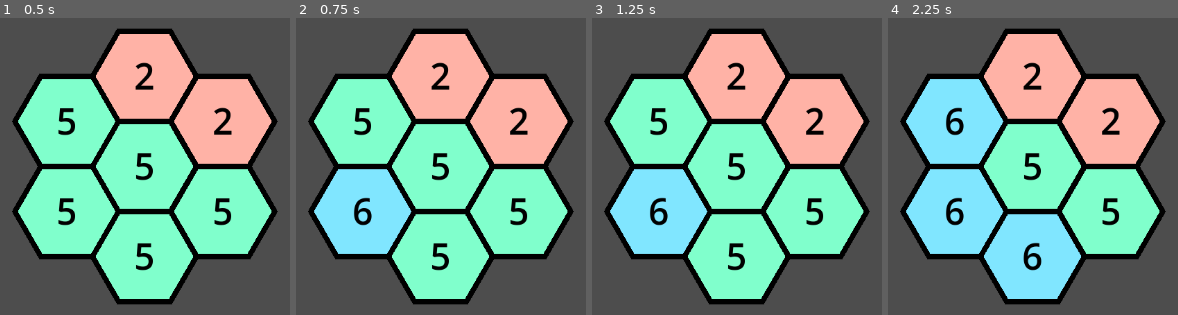
Above: before the commit, frames 1-4 (left to right).
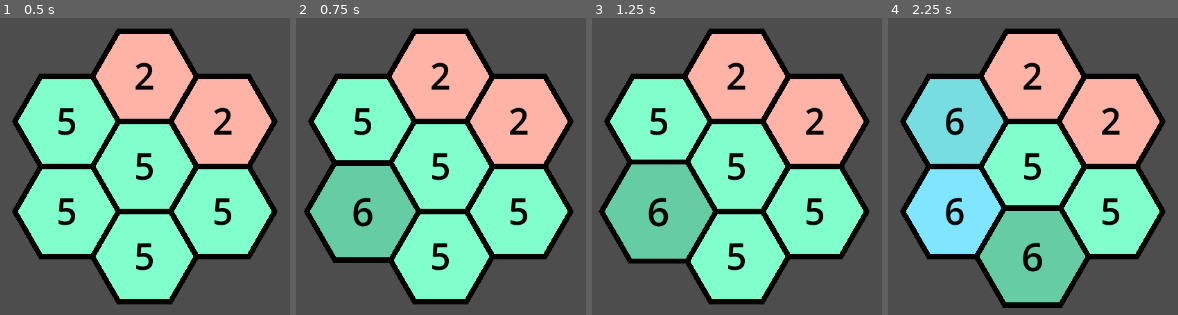
Above: after the commit, the same moments.

Repository: CattacoCattaco/Fillhex
Game: Godot game, scene res://hex_grid/hex_grid.tscn
Same seed, same stepped clock (60 frames per second), same inputs: the game is played once before the commit and once after it.
Inputs (mouse positions are in pixels of both pictures, inside the frame that each line leads up to):
- Up to frame 1 (0.5 s): no input
- Up to frame 2 (0.75 s): tap Enter at 0.5 s; move the mouse to (362, 211) at 0.52 s; hold Right from 0.53 s (still down); tap Alt at 0.6 s; click (362, 211) at 0.67 s
- Up to frame 3 (1.25 s): keep holding Right
- Up to frame 4 (2.25 s): tap Space at 1.25 s; move the mouse to (954, 121) at 1.27 s; release Right at 1.28 s; hold Down 1.28-2.03 s; tap Shift at 1.35 s; click (954, 121) at 1.42 s; tap Enter at 2 s; move the mouse to (1033, 255) at 2.02 s; hold Right from 2.03 s (still down); tap Alt at 2.1 s; click (1033, 255) at 2.17 s

Frame 1 is identical in both runs. In frame 2, 9.9% of the frame differs, in the area x 2-44%, y 47-83%; in frame 3, 11%; in frame 4, 17%, in the area x 6-70%, y 19-98%.

Commit message:
Add Visual Effects
Hexes now get a bit darker and larger when your mouse is on them and go back to being their normal size and color when your mouse leaves

Diff:
--- a/hex/hex.gd
+++ b/hex/hex.gd
@@ -3,7 +3,7 @@
 extends Control
 
 const COLORS: Array[Color] = [
-	Color(0.5, 0.5, 0.5),
+	Color(0.6, 0.6, 0.6),
 	Color(1, 0.6, 0.75),
 	Color(1, 0.7, 0.65),
 	Color(1, 0.9, 0.7),
@@ -14,6 +14,20 @@
 	Color(0.7, 0.7, 1),
 	Color(0.85, 0.65, 1),
 	Color(1, 0.7, 0.9),
+]
+
+const HOVERED_COLORS: Array[Color] = [
+	Color(0.4, 0.4, 0.4),
+	Color(0.8, 0.48, 0.5),
+	Color(0.8, 0.56, 0.52),
+	Color(0.8, 0.72, 0.52),
+	Color(0.52, 0.8, 0.52),
+	Color(0.4, 0.8, 0.64),
+	Color(0.4, 0.72, 0.8),
+	Color(0.44, 0.6, 0.8),
+	Color(0.56, 0.56, 0.8),
+	Color(0.68, 0.52, 0.8),
+	Color(0.8, 0.56, 0.72),
 ]
 
 @export var number: int = 1:
@@ -27,15 +41,30 @@
 		update = false
 		queue_redraw()
 
+@onready var color: Color = COLORS[number]:
+	set(value):
+		color = value
+		queue_redraw()
+
+var zoom_factor: float = 1.0:
+	set(value):
+		zoom_factor = value
+		queue_redraw()
+
 var label: Label
+
+
+func _ready() -> void:
+	mouse_entered.connect(_mouse_entered)
+	mouse_exited.connect(_mouse_exited)
 
 
 func _draw() -> void:
 	var scale_factor: float = get_scale_factor()
 
-	var corners: PackedVector2Array = get_hex()
+	var corners: PackedVector2Array = get_hex_zoomed()
 
-	draw_colored_polygon(corners, COLORS[number])
+	draw_colored_polygon(corners, color)
 
 	draw_polyline(corners, Color.BLACK, max(scale_factor * 0.1, 3))
 
@@ -47,7 +76,7 @@
 		label.label_settings = LabelSettings.new()
 
 	label.label_settings.font_color = Color.BLACK
-	label.label_settings.font_size = floori(scale_factor * 0.7)
+	label.label_settings.font_size = floori(scale_factor * 0.7 * zoom_factor)
 
 	label.size.x = scale_factor * 2
 	label.size.y = scale_factor * sqrt(3)
@@ -71,6 +100,25 @@
 					number = 0
 
 
+func _mouse_entered() -> void:
+	var tween: Tween = create_tween()
+	tween.tween_property(self, "color", HOVERED_COLORS[number], 0.1)
+	tween.tween_property(self, "zoom_factor", 1.1, 0.15)
+	z_index = 5
+
+
+func _mouse_exited() -> void:
+	var tween: Tween = create_tween()
+	tween.tween_property(self, "zoom_factor", 1.0, 0.15)
+	tween.tween_property(self, "color", COLORS[number], 0.1)
+	tween.tween_callback(reset_z)
+	z_index = 4
+
+
+func reset_z() -> void:
+	z_index = 0
+
+
 func _has_point(point: Vector2) -> bool:
 	return Geometry2D.is_point_in_polygon(point, get_hex())
 
@@ -89,5 +137,18 @@
 	])
 
 
+func get_hex_zoomed() -> PackedVector2Array:
+	var scale_factor: float = get_scale_factor()
+
+	var offset := Vector2(scale_factor * 2, scale_factor * sqrt(3)) * (1 - zoom_factor) / 2
+
+	var zoomed: PackedVector2Array = get_hex()
+
+	for i in len(zoomed):
+		zoomed[i] = zoomed[i] * zoom_factor + offset
+
+	return zoomed
+
+
 func get_scale_factor() -> float:
 	return min(size.x / 2, size.y / sqrt(3))
--- a/hex_grid/hex_grid.gd
+++ b/hex_grid/hex_grid.gd
@@ -35,11 +35,11 @@
 	for pos in grid_data:
 		var hex := Hex.new()
 
+		hex.number = grid_data[pos]
+
 		add_child(hex)
 		grid_hexes[pos] = hex
 
 		hex.size = hex_size
 
-		hex.number = grid_data[pos]
-
 		hex.position = center_hex_position + right_vector * pos.x + up_vector * pos.y
